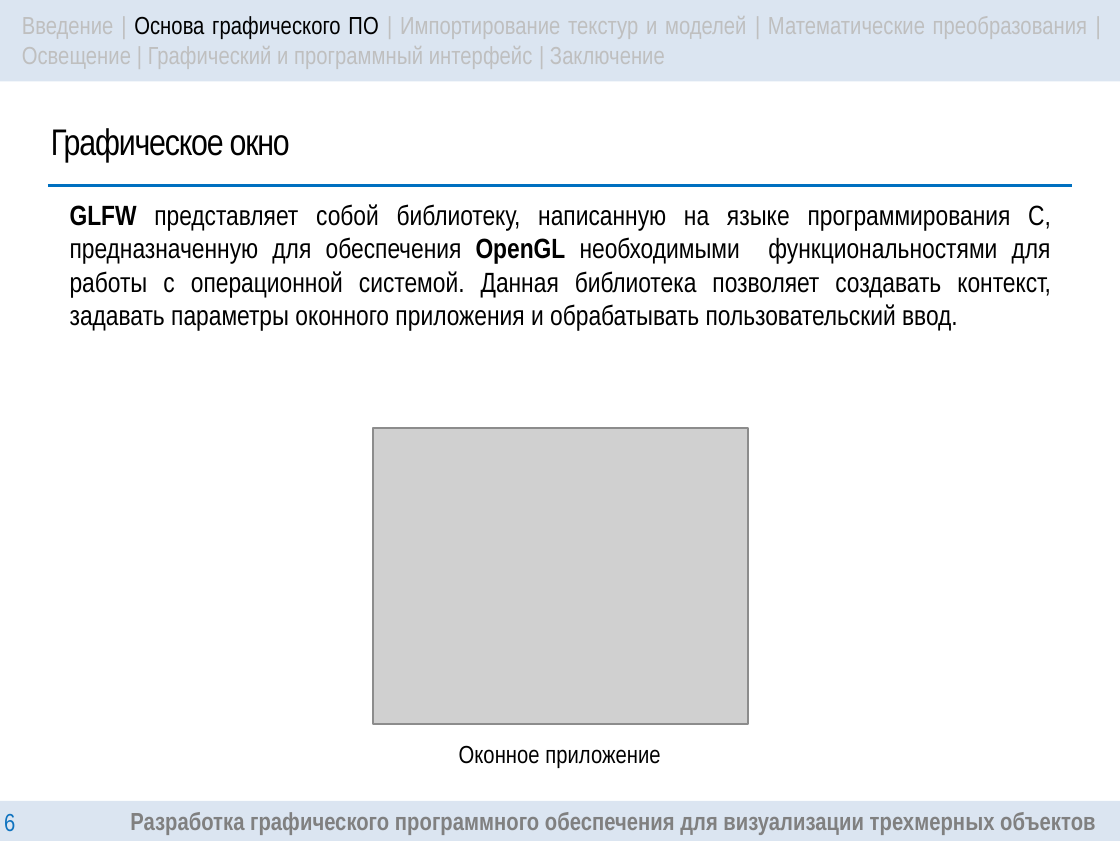
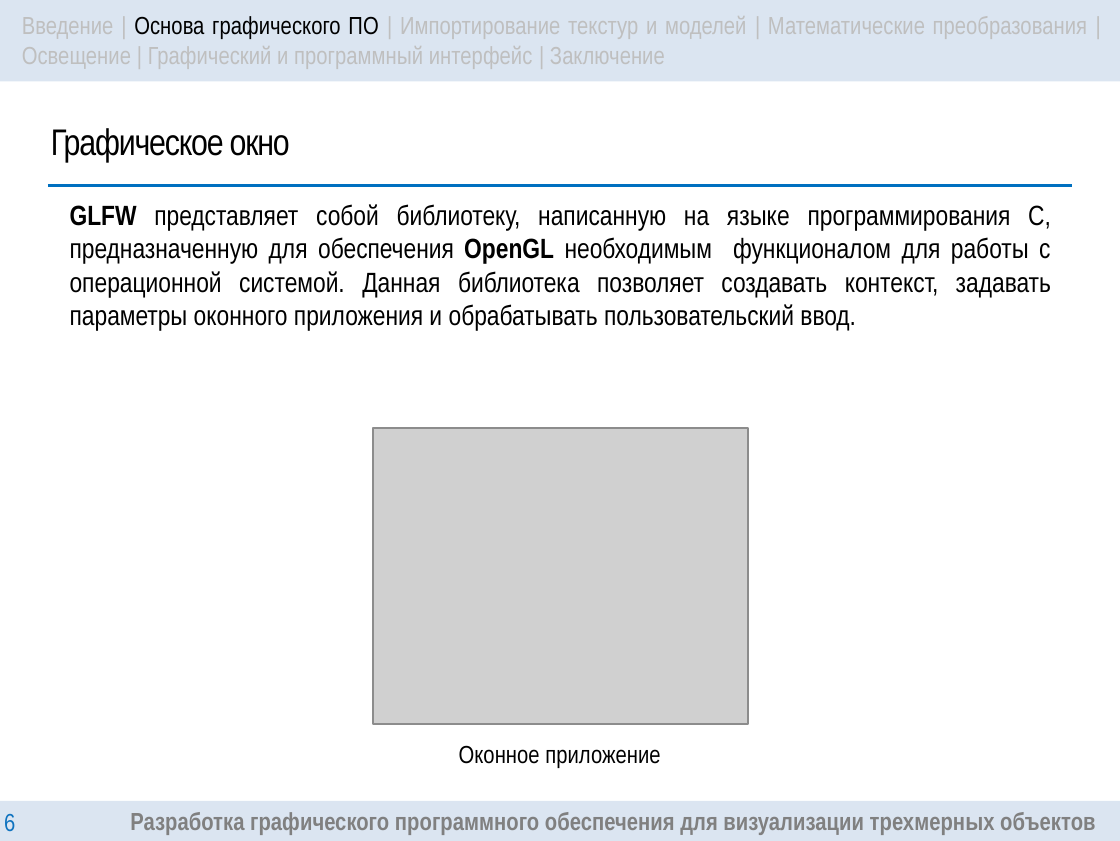
Before and after one commit to DanielDaVinci/Diploma, a slide deck: slide 6 of Diploma/presentation/Presentation.pptx. Drawn at 1120x841 pixels with LibreOffice and Linux fonts; fonts in the diff are those of the drawing; grey boxes stand for pictures. Boxes give left, top, right and bottom in pixels: in the first picture for what was removed or moved away, otherwise in the second. Text is boxed around its words. In the diff, an @@ line names an element or a change of style, - is before the commit and + after.

Commit message:
FIX: presentation

```diff
--- a/Diploma/presentation/Presentation.pptx
+++ b/Diploma/presentation/Presentation.pptx
@@ text at (x1=70, y1=204, x2=1051, y2=330): text changed @@
-GLFW представляет собой библиотеку, написанную на языке программирования C, предназначенную для обеспечения OpenGL необходимыми функциональностями для работы с операционной системой. Данная библиотека позволяет создавать контекст, задавать параметры оконного приложения и обрабатывать пользовательский ввод.
+GLFW представляет собой библиотеку, написанную на языке программирования C, предназначенную для обеспечения OpenGL необходимым функционалом для работы с операционной системой. Данная библиотека позволяет создавать контекст, задавать параметры оконного приложения и обрабатывать пользовательский ввод.
```
Also in this commit, not shown: 10 other slides changed, 1 slide added, 1 slide removed.
